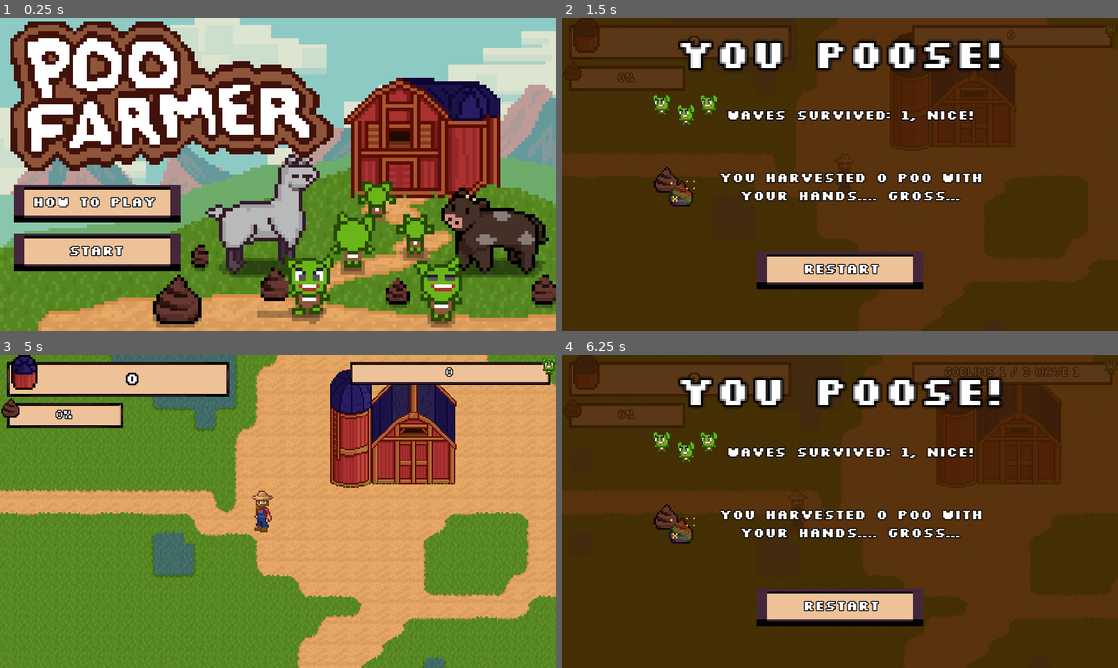
Above: before the commit, frames 1-4 (two rows, left to right).
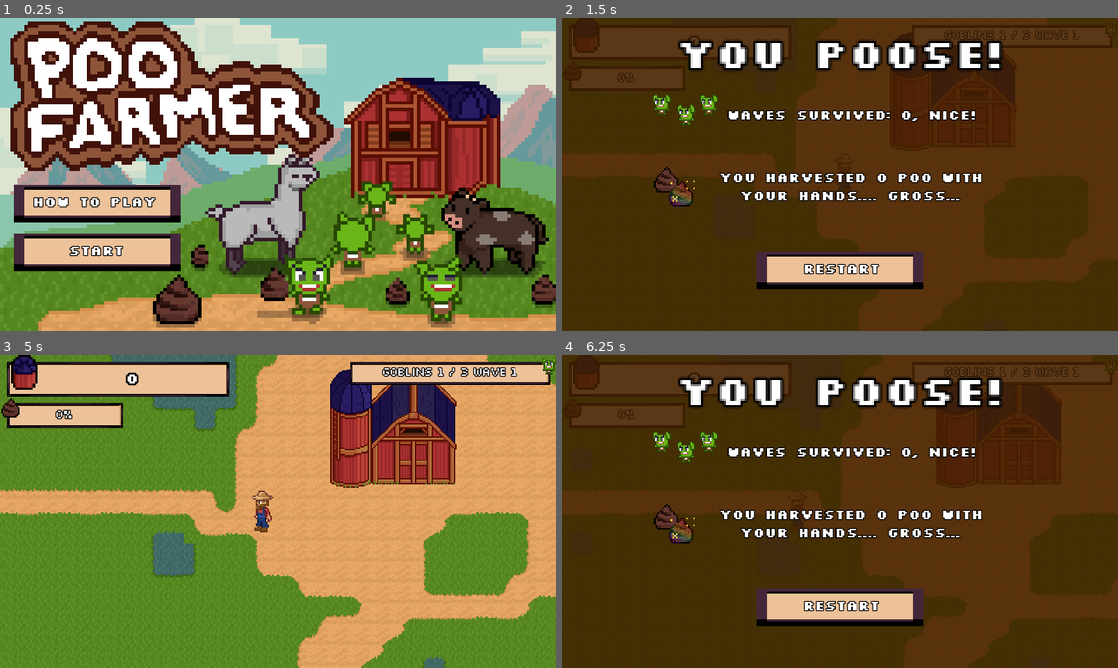
Above: after the commit, the same moments.

Repository: astro-panda/poo-farmer
Game: Godot game, scene res://Scenes/Main.tscn
Same seed, same stepped clock (60 frames per second), same inputs: the game is played once before the commit and once after it.
Inputs (mouse positions are in pixels of both pictures, inside the frame that each line leads up to):
- Up to frame 1 (0.25 s): no input
- Up to frame 2 (1.5 s): click "Start" at 0.5 s; tap Enter at 1.25 s; move the mouse to (962, 158) at 1.27 s; hold Right (move_right) from 1.28 s (still down); hold X (game_over) from 1.28 s (still down); click (962, 158) at 1.42 s
- Up to frame 3 (5 s): tap Space at 2, 3.5 s; move the mouse to (166, 527) at 2.02 s; release Right (move_right) at 2.03 s; release X (game_over) at 2.03 s; hold Down (move_down) 2.03-2.78 s; tap Keypad 0 (deep_pockets) at 2.1 s; tap X (game_over) at 2.3, 3.8, 4.55 s; tap Enter at 2.75, 4.25 s; move the mouse to (333, 442) at 2.77 s; hold Right (move_right) 2.78-3.53 s; hold X (game_over) 2.78-3.53 s; move the mouse to (250, 574) at 3.52 s; hold Up (move_up) 3.53-4.28 s; tap 5 (launcher) at 3.6 s; click (250, 574) at 3.67 s; move the mouse to (444, 558) at 4.27 s; hold Left (move_left) from 4.28 s (still down); hold Alt (modifier) from 4.28 s (still down); tap Escape (pause) at 4.9 s
- Up to frame 4 (6.25 s): move the mouse to (673, 464) at 5.02 s; release Alt (modifier) at 5.03 s; tap R (open_arsenal) at 5.1 s; tap X (game_over) at 5.3, 6.05 s; move the mouse to (867, 511) at 5.77 s; release Left (move_left) at 5.78 s; hold Down (move_down) from 5.78 s (still down); hold 2 (pistol) from 5.78 s (still down); click (867, 511) at 5.92 s

The runs differ from the first frame. In frame 1, less than 0.1% of the frame differs, in the area x 9-10%, y 57-61%; in frame 2, 0.5%; in frame 3, 0.6%, in the area x 68-93%, y 3-8%; in frame 4, 0.3%.

Commit message:
fixed HUD issues HUD disappears when Esc on Store Hold amount is always accurate Pause on Store

Diff:
--- a/poofarmer/Scenes/Main.tscn
+++ b/poofarmer/Scenes/Main.tscn
@@ -188,35 +188,32 @@
 [node name="Gnome" parent="GnomePath/PathFollow2D" instance=ExtResource( 4 )]
 position = Vector2( 0.00170898, -24.0009 )
 
+[node name="Player" parent="." instance=ExtResource( 1 )]
+position = Vector2( 1406, 1619 )
+__meta__ = {
+"_edit_group_": true
+}
+
+[node name="ModalWindow" parent="Player" instance=ExtResource( 9 )]
+visible = false
+__meta__ = {
+"_edit_horizontal_guides_": [ 150.0 ]
+}
+
+[node name="StartScreen" parent="." instance=ExtResource( 19 )]
+
+[node name="HUD" parent="." instance=ExtResource( 3 )]
+pause_mode = 2
+margin_top = -365.0
+margin_bottom = -365.0
+
 [node name="Store" parent="." instance=ExtResource( 13 )]
 margin_left = 672.0
 margin_top = 384.0
 margin_right = 672.0
 margin_bottom = 384.0
 
-[node name="Player" parent="." instance=ExtResource( 1 )]
-position = Vector2( 1406, 1619 )
-__meta__ = {
-"_edit_group_": true
-}
-
-[node name="ModalWindow" parent="Player" instance=ExtResource( 9 )]
-visible = false
-__meta__ = {
-"_edit_horizontal_guides_": [ 150.0 ]
-}
-
-[node name="StartScreen" parent="." instance=ExtResource( 19 )]
-
-[node name="HUD" parent="." instance=ExtResource( 3 )]
-margin_top = -365.0
-margin_bottom = -365.0
-
 [connection signal="store_opened" from="GnomePath/PathFollow2D/Gnome" to="Store" method="_on_Gnome_store_opened"]
-[connection signal="close_store" from="Store" to="MusicAutomaton" method="_on_Store_close_store"]
-[connection signal="close_store" from="Store" to="Player" method="_on_shoot_enabled_changed" binds= [ false ]]
-[connection signal="open_store" from="Store" to="MusicAutomaton" method="_on_Store_open_store"]
-[connection signal="open_store" from="Store" to="Player" method="_on_shoot_enabled_changed" binds= [ true ]]
 [connection signal="firePoo" from="Player" to="PooPelletsManager" method="_on_Player_firePoo"]
 [connection signal="update_global_poo_label" from="Player" to="HUD" method="_on_Player_update_global_poo_label"]
 [connection signal="game_quit" from="Player/ModalWindow" to="." method="quit"]
@@ -224,3 +221,7 @@
 [connection signal="game_started" from="StartScreen" to="Player/ModalWindow" method="_on_StartScreen_game_started"]
 [connection signal="how_to_play_requested" from="StartScreen" to="Player/ModalWindow" method="show_how_to_play"]
 [connection signal="arsenal_state_changed" from="HUD" to="Player" method="_on_shoot_enabled_changed"]
+[connection signal="close_store" from="Store" to="MusicAutomaton" method="_on_Store_close_store"]
+[connection signal="close_store" from="Store" to="Player" method="_on_shoot_enabled_changed" binds= [ false ]]
+[connection signal="open_store" from="Store" to="MusicAutomaton" method="_on_Store_open_store"]
+[connection signal="open_store" from="Store" to="Player" method="_on_shoot_enabled_changed" binds= [ true ]]
--- a/poofarmer/Scripts/Player.gd
+++ b/poofarmer/Scripts/Player.gd
@@ -179,7 +179,7 @@
 	get_tree().paused = true
 	var enemy_spawner = get_tree().get_nodes_in_group("spawner_enemy")[0]
 	print("You Poose!")
-	var wave_count = "Waves survived: " + str(enemy_spawner.wave_count) + ", nice!"
+	var wave_count = "Waves survived: " + str(clamp(enemy_spawner.wave_count - 1, 0, enemy_spawner.wave_count)) + ", nice!"
 	var gross_poo = "You harvested " + str(gross_poo_harvested) + " poo with your hands.... gross..."
 	$ModalWindow.display_game_over(wave_count, gross_poo)
 
--- a/poofarmer/Scripts/Store.gd
+++ b/poofarmer/Scripts/Store.gd
@@ -32,7 +32,6 @@
 func _on_Gnome_store_opened(opened):
 	if opened:
 		check_btns()
-		hud.showHUD(false)
 		pooCount.text = str(player.totalPooAmount)
 		show_store(true)
 
@@ -78,12 +77,12 @@
 
 func _on_ExitButton_button_down():
 	show_store(false)
-	hud.showHUD(true)
 	emit_signal("close_store")
 
 func show_store(show: bool):
 	click()
 	canvas.visible = show
+	get_tree().paused = show
 	if show:
 		emit_signal("open_store")
 
--- a/poofarmer/Scripts/UI/PocketCountContainer.gd
+++ b/poofarmer/Scripts/UI/PocketCountContainer.gd
@@ -5,7 +5,6 @@
 
 func _ready():
 	pocket_crud_progress.max_value = player.holdCapacity
-	player.connect("playerSendCurrentHoldAmount", self, "_on_player_hold_amount_changed")
 
-func _on_player_hold_amount_changed(var holdAmount):
-	pocket_crud_progress.value = holdAmount
+func _process(delta):
+	pocket_crud_progress.value = player.currentHoldAmount
